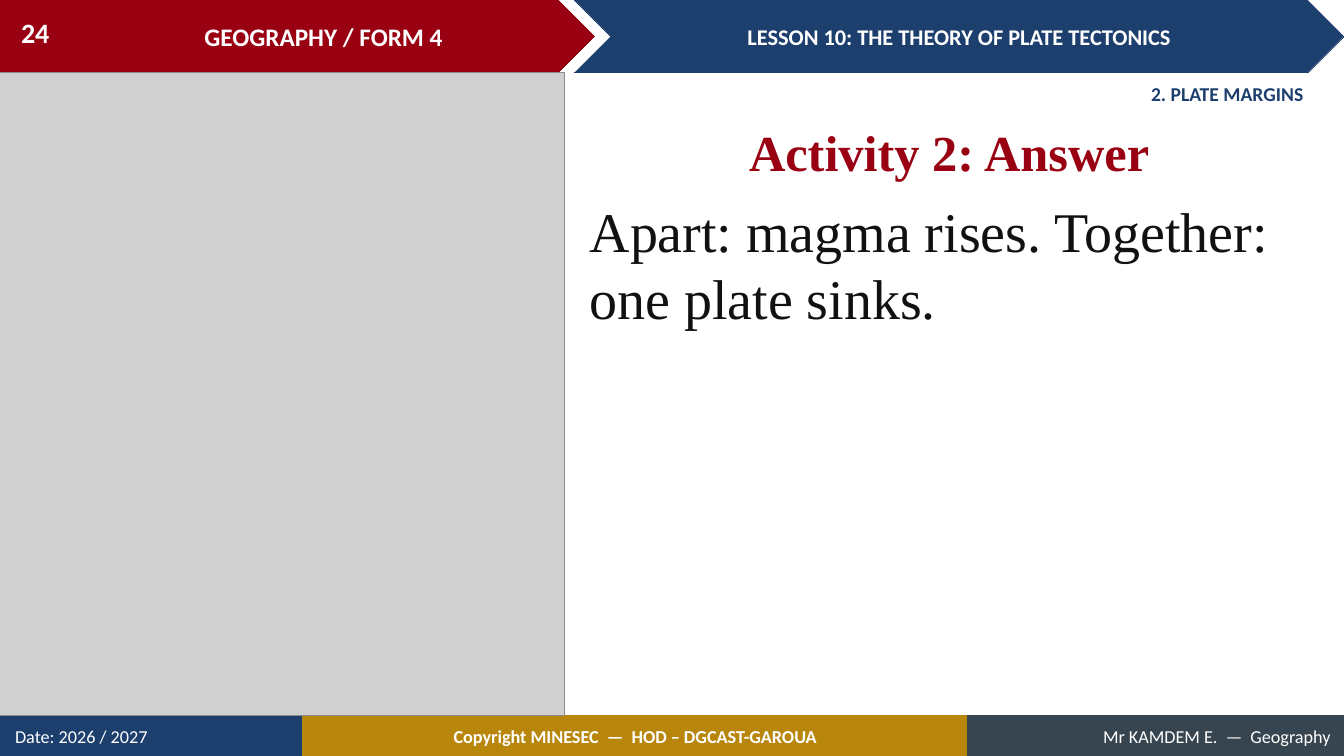
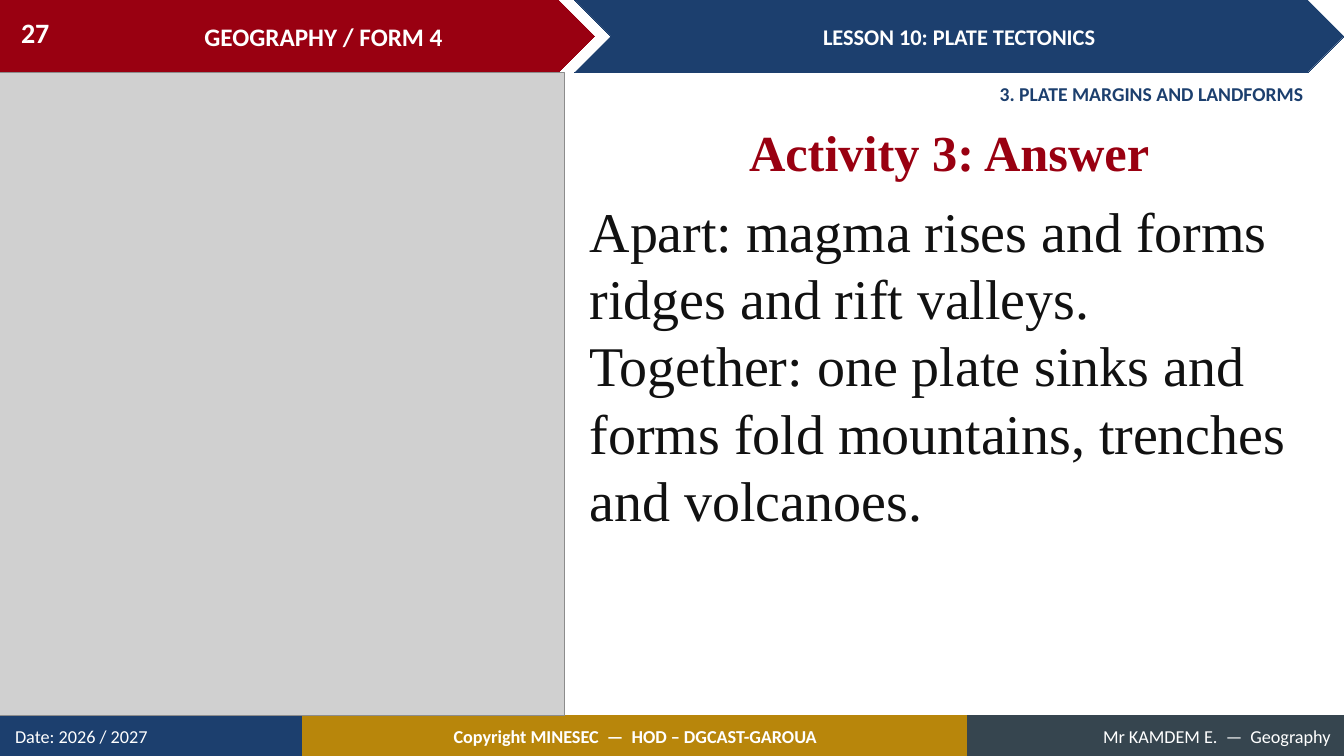
Before and after one commit to Berthautk/linea-github, a slide deck: slide 27 of lecons/F3/13_FORM4_LESSON10_Plate_Tectonics.pptx (slide 24 before the commit). Drawn at 1344x756 pixels with LibreOffice and Linux fonts; fonts in the diff are those of the drawing; grey boxes stand for pictures. Boxes give left, top, right and bottom in pixels: in the first picture for what was removed or moved away, otherwise in the second. Text is boxed around its words. In the diff, an @@ line names an element or a change of style, - is before the commit and + after.

```diff
--- a/lecons/F3/13_FORM4_LESSON10_Plate_Tectonics.pptx
+++ b/lecons/F3/13_FORM4_LESSON10_Plate_Tectonics.pptx
@@ page number at (21,24,49,43): text changed @@
-24
+27
@@ text in chevron at (823,30,1095,45): text changed @@
-LESSON 10: THE THEORY OF PLATE TECTONICS
+LESSON 10: PLATE TECTONICS
@@ text at (1000,88,1303,101): text changed @@
-2. PLATE MARGINS
+3. PLATE MARGINS AND LANDFORMS
@@ text at (749,136,1149,181): text changed @@
-Activity 2: Answer
+Activity 3: Answer
@@ text at (590,212,1285,522): text changed @@
-Apart: magma rises. Together: one plate sinks.
+Apart: magma rises and forms ridges and rift valleys. Together: one plate sinks and forms fold mountains, trenches and volcanoes.
```
Also in this commit, not shown: 42 other slides changed, 5 slides added, 2 slides removed, 15 other files.
